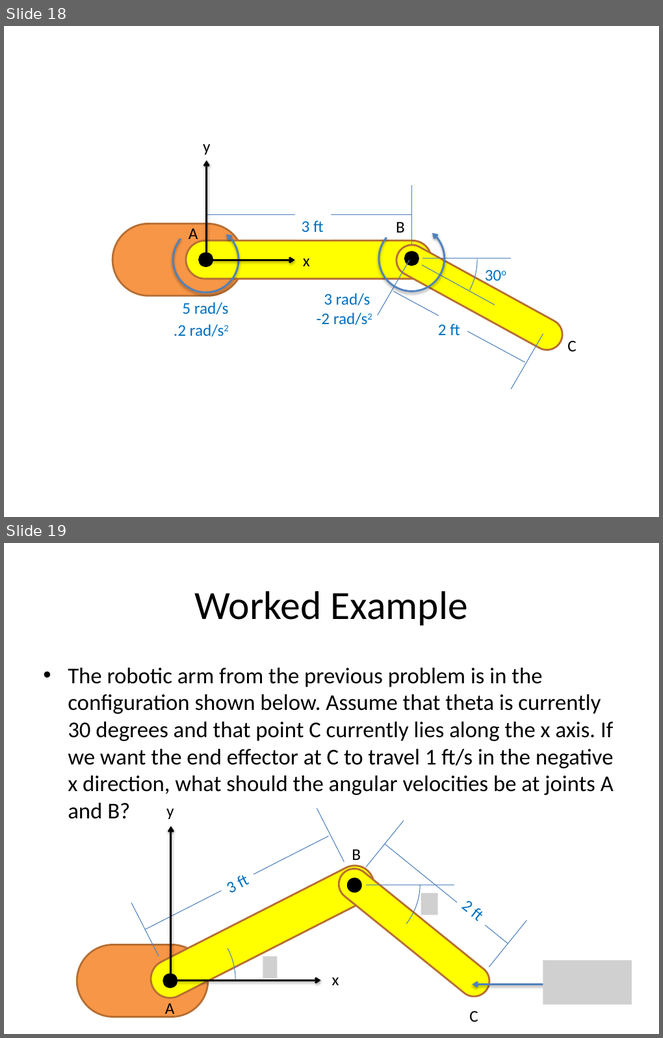
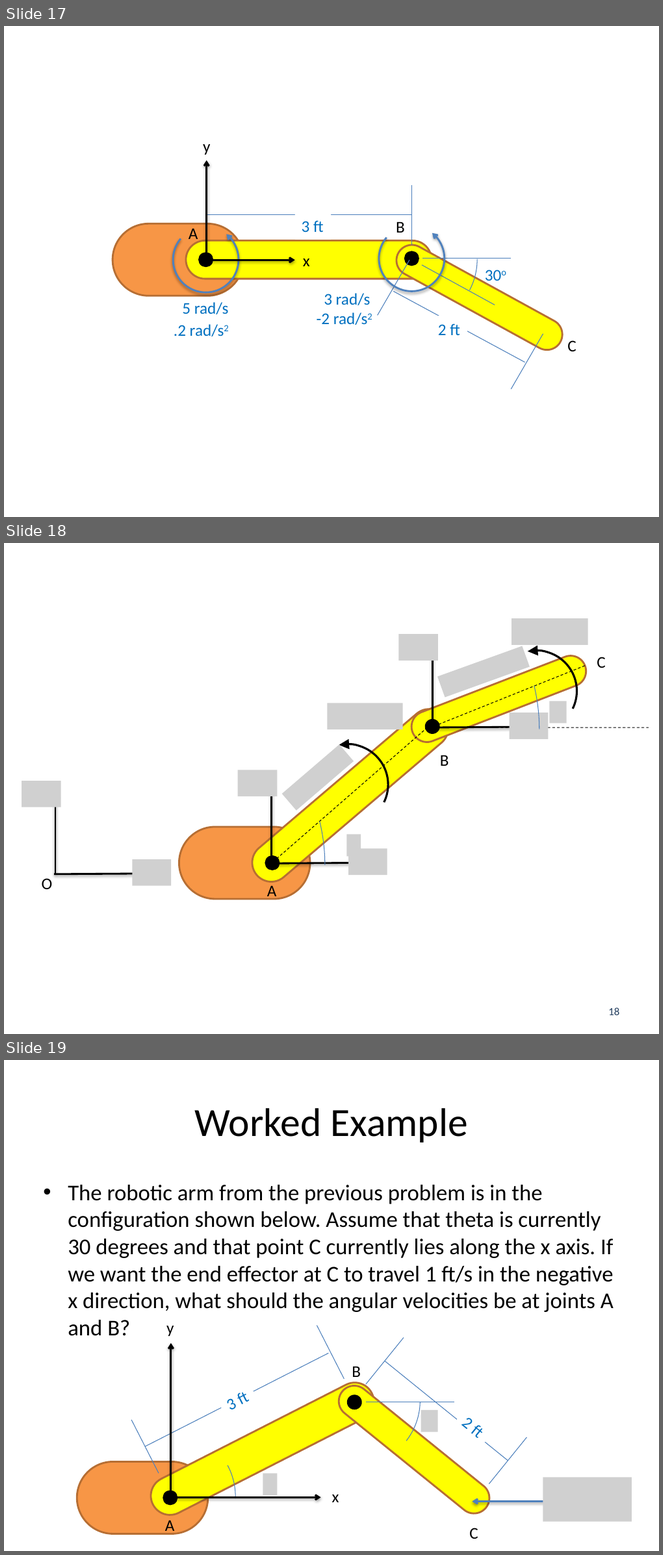
Before and after one commit to JacobMoore/mechanics_textbook, a slide deck: Lecture Slides/VideoLectureSlides/12.6 vector.pptx. Shown one above the other, each under a label of ours: slides 18 and 19 before the commit, slides 17, 18 and 19 after it. The pictures are 663x1038 and 663x1555 pixels, drawn with LibreOffice and Linux fonts; fonts in the diff are those of the drawing; grey boxes stand for pictures. Boxes give left, top, right and bottom in pixels: in the first picture for what was removed or moved away, otherwise in the second. Text is boxed around its words. In the diff, an @@ line names an element or a change of style, - is before the commit and + after.

```diff
--- a/Lecture Slides/VideoLectureSlides/12.6 vector.pptx
+++ b/Lecture Slides/VideoLectureSlides/12.6 vector.pptx
@@ slide 18 added at <box>4,543,659,1034</box>, background #FFFFFF @@
@@ arc (boxed as its full ellipse) added at <box>293,577,540,883</box>, outline #4B7EBC 0.75 pt @@
@@ picture added at <box>512,618,588,644</box> @@
@@ rounded rectangle added at <box>407,652,590,747</box>, fill #FFFF00, outline #B76F34 2 pt @@
@@ picture added at <box>438,646,530,698</box> @@
@@ arc (boxed as its full ellipse) added at <box>488,643,584,739</box>, outline #000000 2.25 pt @@
@@ text added at <box>597,657,605,668</box>, 18 pt, text #000000 @@
+C
@@ line added from (439, 724) to (585, 665), #000000 0.75 pt dashed @@
@@ arc (boxed as its full ellipse) added at <box>78,713,325,1019</box>, outline #4B7EBC 0.75 pt @@
@@ rounded rectangle added at <box>244,701,456,889</box>, fill #FFFF00, outline #B76F34 2 pt @@
@@ picture added at <box>327,703,403,729</box> @@
@@ group added at <box>399,634,549,739</box>: 2 arrows, 2 pictures @@
@@ picture added at <box>550,701,567,723</box> @@
@@ line added from (270, 865) to (426, 728), #000000 0.75 pt dashed @@
@@ arc (boxed as its full ellipse) added at <box>299,737,396,833</box>, outline #000000 2.25 pt @@
@@ rounded rectangle added at <box>424,719,441,735</box>, fill #000000, outline #000000 2 pt @@
@@ line added from (435, 728) to (649, 728), #000000 0.75 pt dashed @@
@@ picture added at <box>282,745,353,811</box> @@
@@ text added at <box>440,755,449,766</box>, 18 pt, text #000000 @@
+B
@@ rounded rectangle added at <box>179,827,310,899</box>, fill #F79646, outline #B76F34 2 pt @@
@@ picture added at <box>347,835,361,857</box> @@
@@ group added at <box>238,771,388,875</box>: 2 arrows, 2 pictures @@
@@ group added at <box>22,781,171,886</box>: 2 arrows, 2 pictures @@
@@ rounded rectangle added at <box>266,857,279,870</box>, fill #000000, outline #000000 2 pt @@
@@ line added from (293, 863) to (382, 863), #4B7EBC 0.75 pt @@
@@ text added at <box>42,878,53,889</box>, 18 pt, text #000000 @@
+O
@@ text added at <box>267,886,277,901</box>, 18 pt, text #000000 @@
+A
@@ page number added at <box>608,1008,620,1016</box>, 12 pt, text #254061 @@
+18
@@ what was slide 18 is now slide 17 @@
```
Also in this commit, not shown: 1 slide changed, 1 other slide added, 1 slide removed, 5 other files.
